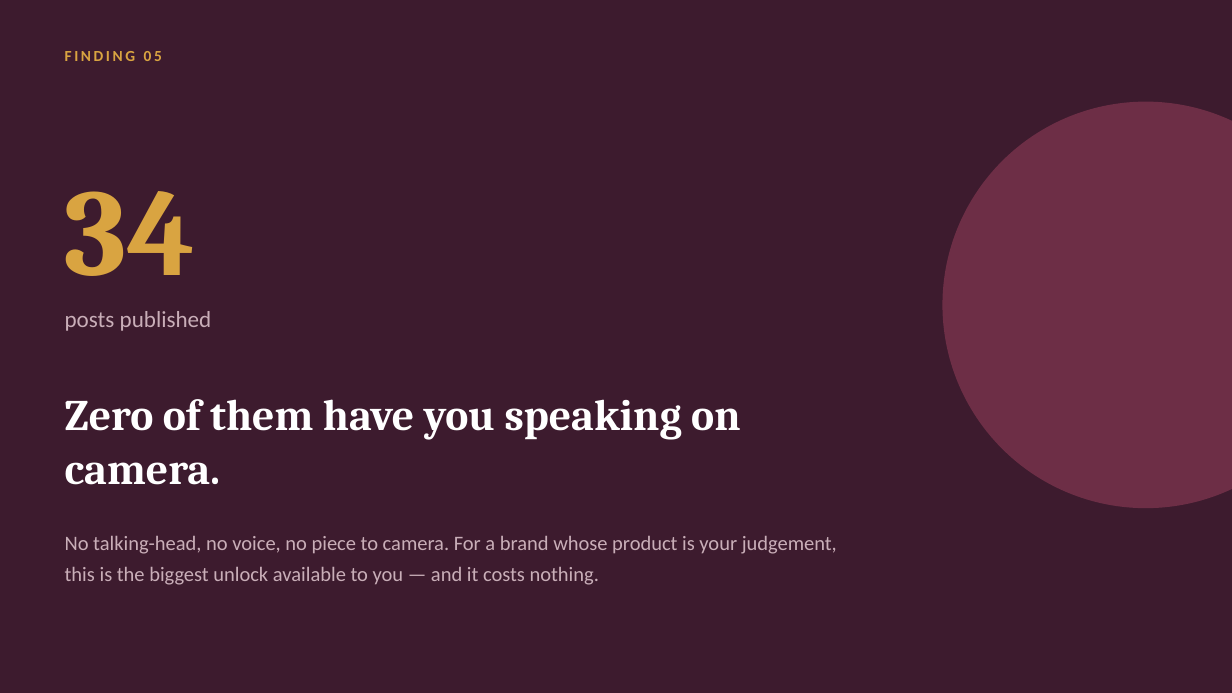
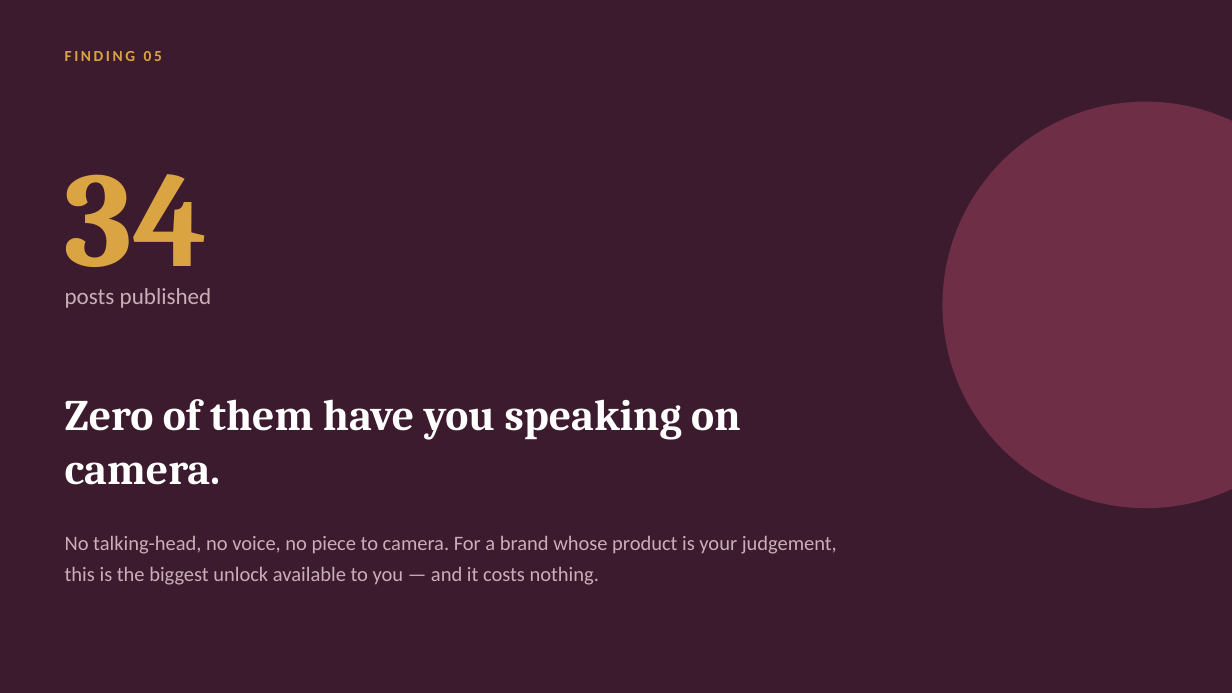
Before and after one commit to productionxin/Assets, a slide deck: slide 7 of clients/juhi-agarwal-nexther/neXtHer-Proposal.pptx. Drawn at 1232x693 pixels with LibreOffice and Linux fonts; fonts in the diff are those of the drawing. Boxes give left, top, right and bottom in pixels: in the first picture for what was removed or moved away, otherwise in the second. Text is boxed around its words. In the diff, an @@ line names an element or a change of style, - is before the commit and + after.

```diff
--- a/clients/juhi-agarwal-nexther/neXtHer-Proposal.pptx
+++ b/clients/juhi-agarwal-nexther/neXtHer-Proposal.pptx
@@ text "34" at (x1=65, y1=174, x2=208, y2=295): size 96 to 105 pt @@
@@ text "posts published" moved from (x1=65, y1=311, x2=212, y2=331) to (x1=65, y1=288, x2=212, y2=308) @@
```
Also in this commit, not shown: 4 other slides changed, 3 other files.
